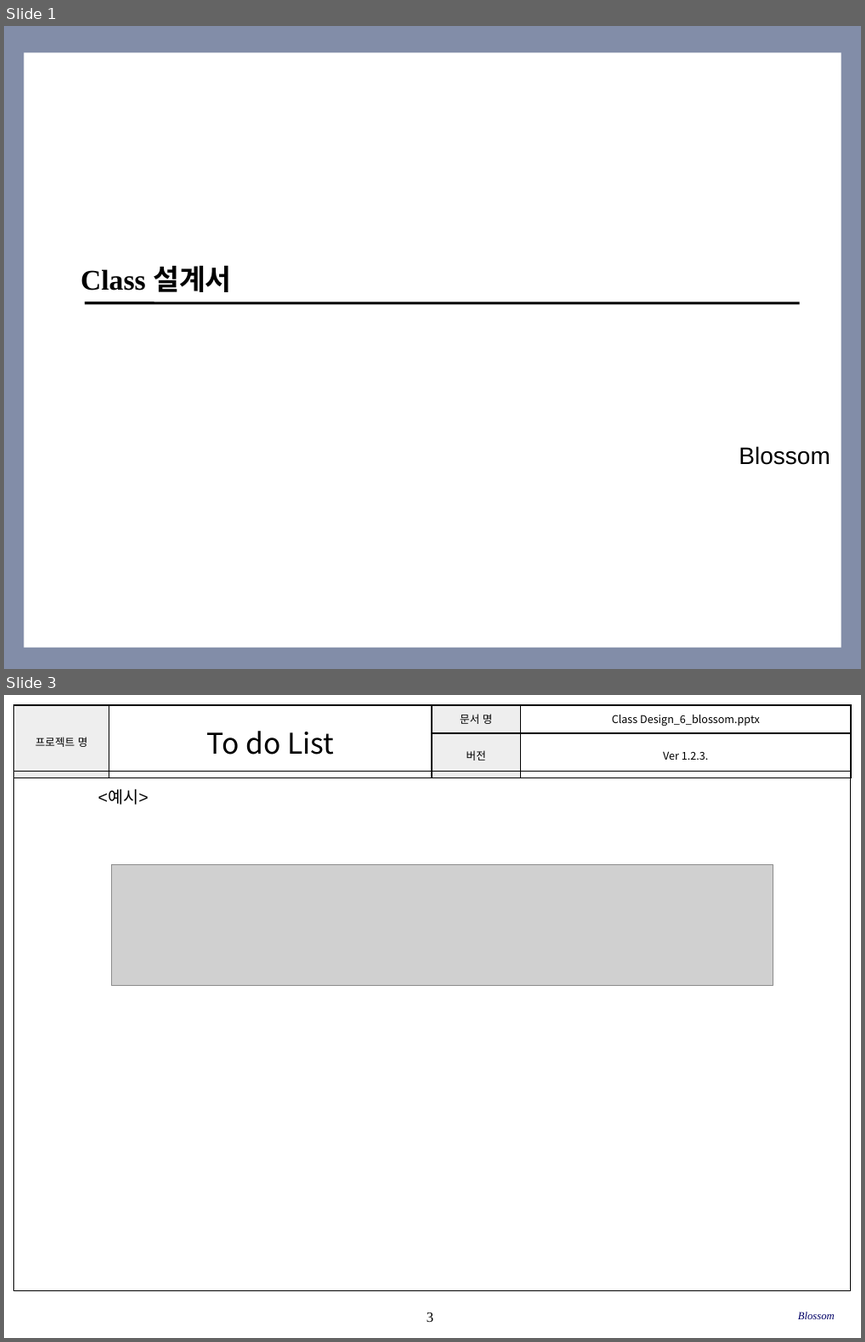
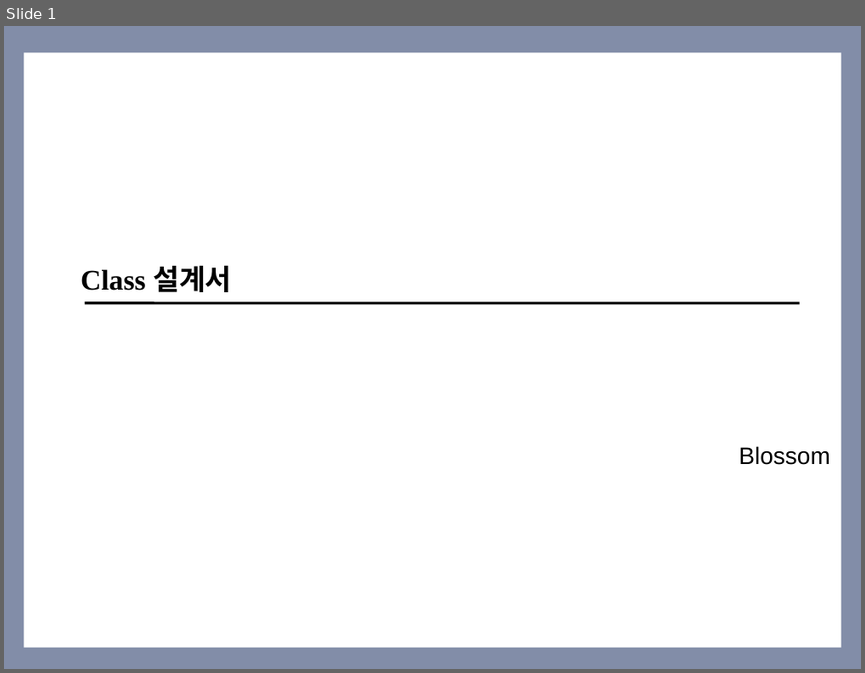
Before and after one commit to SE-admin/SE2017_6_blossom, a slide deck: doc/3_ 설계서/Class Design_6_blossom.pptx. Shown one above the other, each under a label of ours: slides 1 and 3 before the commit, slide 1 after it; the slides between them are not shown. The pictures are 865x1342 and 865x673 pixels, drawn with LibreOffice and Linux fonts; fonts in the diff are those of the drawing; grey boxes stand for pictures; background and template pictures are left out. Boxes give left, top, right and bottom in pixels: in the first picture for what was removed or moved away, otherwise in the second. Text is boxed around its words. In the diff, an @@ line names an element or a change of style, - is before the commit and + after.

```diff
--- a/doc/3_ 설계서/Class Design_6_blossom.pptx
+++ b/doc/3_ 설계서/Class Design_6_blossom.pptx
@@ slide 3 removed at box(4, 695, 861, 1338), background #FFFFFF @@
@@ table removed at box(13, 705, 851, 764), 2 rows, 4 columns @@
-프로젝트 명 | To do List | 문서 명 | Class Design_6_blossom.pptx
- |  | 버전 | Ver 1.2.3.
@@ rectangle removed at box(13, 771, 851, 1291) @@
@@ text removed at box(98, 790, 148, 805) @@
-<예시>
@@ picture removed at box(111, 865, 772, 986) @@
@@ page number removed at box(426, 1312, 433, 1321) @@
-3
@@ text removed at box(798, 1311, 834, 1319) @@
-Blossom
```
Also in this commit, not shown: 23 slides changed, 2 slides added.
